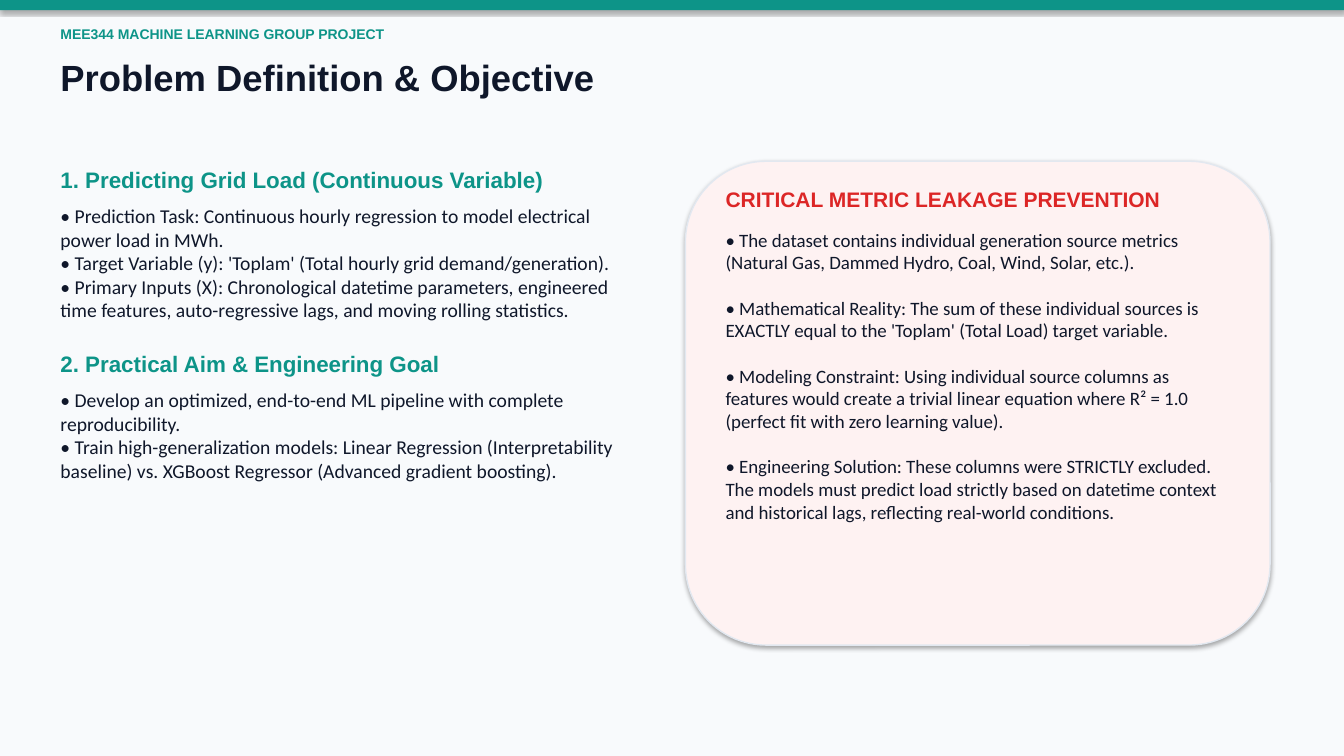
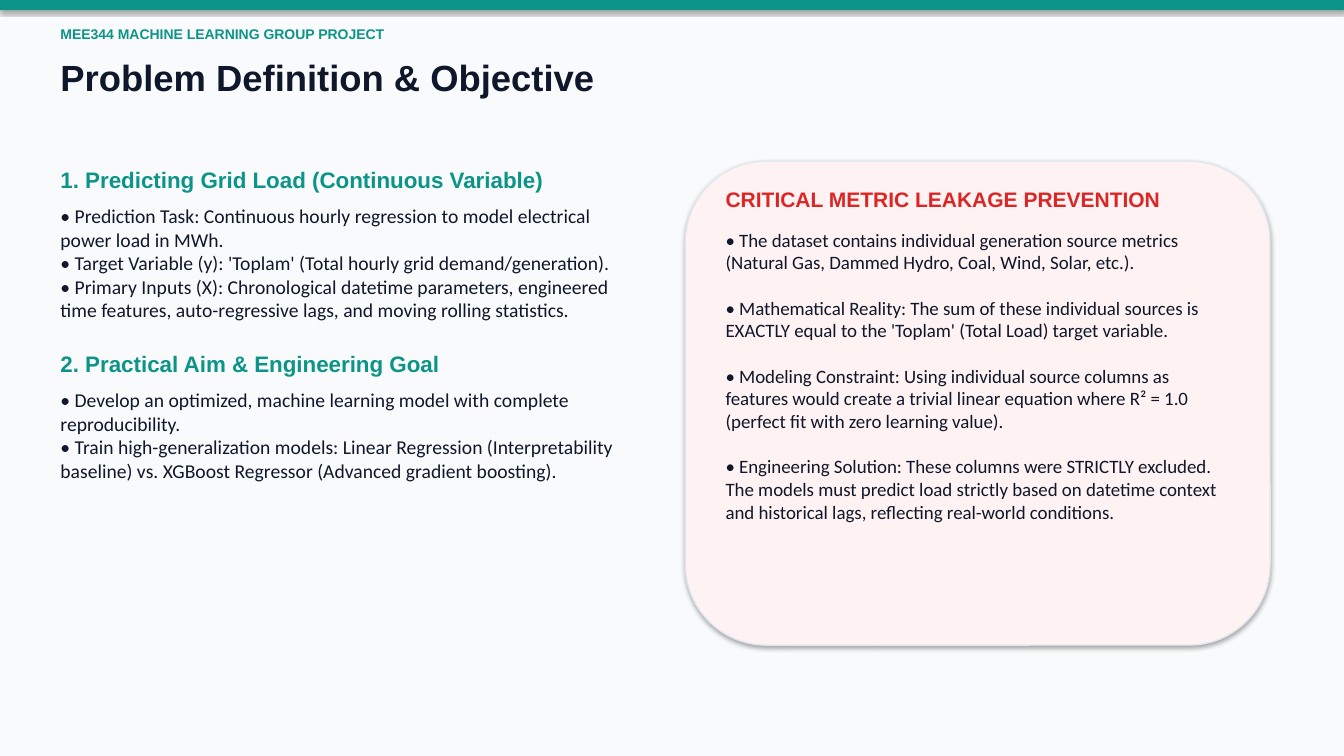
Before and after one commit to kemallatak/MEE344-Machine-Learning, a slide deck: slide 2 of MEE344_Machine_Learning_Presentation.pptx. Drawn at 1344x756 pixels with LibreOffice and Linux fonts; fonts in the diff are those of the drawing. Boxes give left, top, right and bottom in pixels: in the first picture for what was removed or moved away, otherwise in the second. Text is boxed around its words. In the diff, an @@ line names an element or a change of style, - is before the commit and + after.

```diff
--- a/MEE344_Machine_Learning_Presentation.pptx
+++ b/MEE344_Machine_Learning_Presentation.pptx
@@ text at (60,393,613,482): text changed @@
-• Develop an optimized, end-to-end ML pipeline with complete reproducibility.
-• Train high-generalization models: Linear Regression (Interpretability baseline) vs. XGBoost Regressor (Advanced gradient boosting).
+• Develop an optimized, machine learning model with complete reproducibility.
+• Train high-generalization models: Linear Regression (Interpretability baseline) vs. XGBoost Regressor (Advanced gradient boosting).
```
Also in this commit, not shown: 7 other slides changed, 7 other files.
